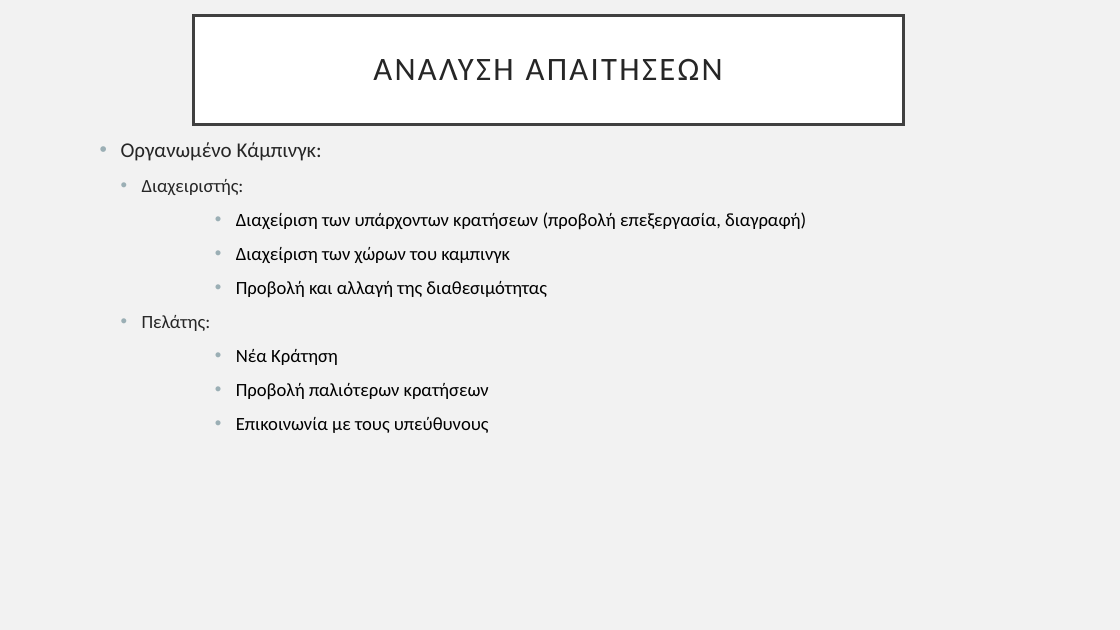
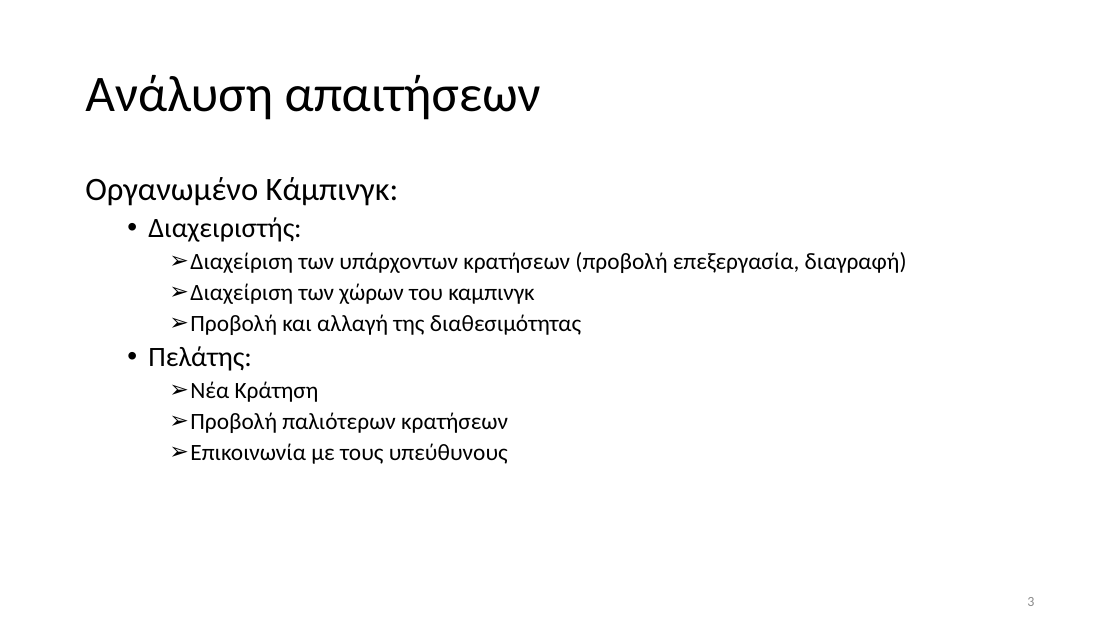
Before and after one commit to GiannhsMyl/WebCamping, a slide deck: slide 3 of parousiasi.pptx. Drawn at 1120x630 pixels with LibreOffice and Linux fonts; fonts in the diff are those of the drawing. Boxes give left, top, right and bottom in pixels: in the first picture for what was removed or moved away, otherwise in the second. Text is boxed around its words. In the diff, an @@ line names an element or a change of style, - is before the commit and + after.

```diff
--- a/parousiasi.pptx
+++ b/parousiasi.pptx
@@ background #F2F2F2 to #FFFFFF @@
@@ title removed at (193,15,903,124) @@
-ΑΝΑΛΥΣΗ ΑΠΑΙΤΗΣΕΩΝ
@@ title added at (85,75,541,120), 44 pt, text #000000 @@
+Ανάλυση απαιτήσεων
@@ text "Οργανωμένο Κάμπινγκ:": place and size @@
-text "Οργανωμένο Κάμπινγκ:" at (121,142,806,433)
+text "Οργανωμένο Κάμπινγκ:" at (85,177,907,464)
@@ text "Οργανωμένο Κάμπινγκ:" at (85,177,907,464): size 18 to 28 pt in "Οργανωμένο Κάμπινγκ:"; text colour #262626 to #000000 in "Οργανωμένο Κάμπινγκ:", "Διαχειριστής:", "Πελάτης:"; size 16 to 24 pt in "Διαχειριστής:", "Πελάτης:"; size 16 to 20 pt in "Διαχείριση των υπάρχοντων κρατήσεων (προβολή επεξεργασία, δι ...", "Διαχείριση των χώρων του καμπινγκ", "Προβολή και αλλαγή της διαθεσιμότητας", "Νέα Κράτηση" and 2 more places; bullet • to none; line spacing 1 to 0.9; indent changed; less space between paragraphs; bullet • to ➢; list level 7 to 3 in "Διαχείριση των υπάρχοντων κρατήσεων (προβολή ..."; list level 7 to 3 in "Διαχείριση των χώρων του καμπινγκ"; list level 7 to 3 in "Προβολή και αλλαγή της διαθεσιμότητας"; list level 7 to 3 in "Νέα Κράτηση"; list level 7 to 3 in "Προβολή παλιότερων κρατήσεων"; list level 7 to 3 in "Επικοινωνία με τους υπεύθυνους" @@
@@ page number added at (1027,597,1034,606), 12 pt, text #8C8C8C @@
+3
```
Also in this commit, not shown: 2 other slides changed, 2 slides added, 2 slides removed.
